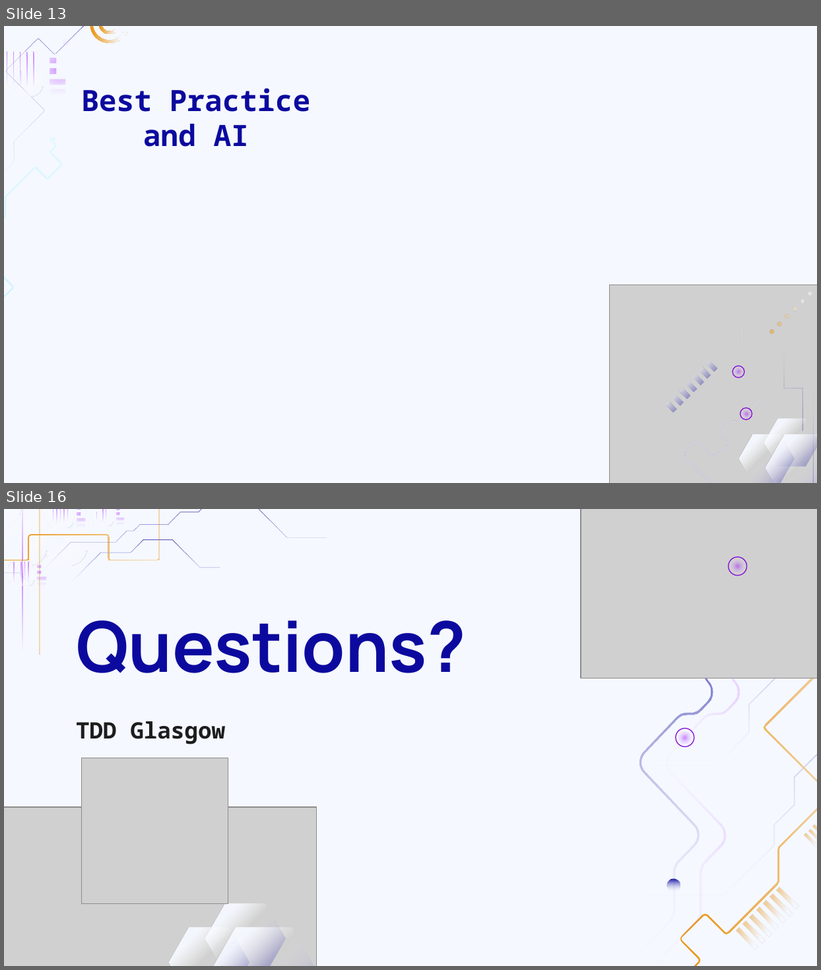
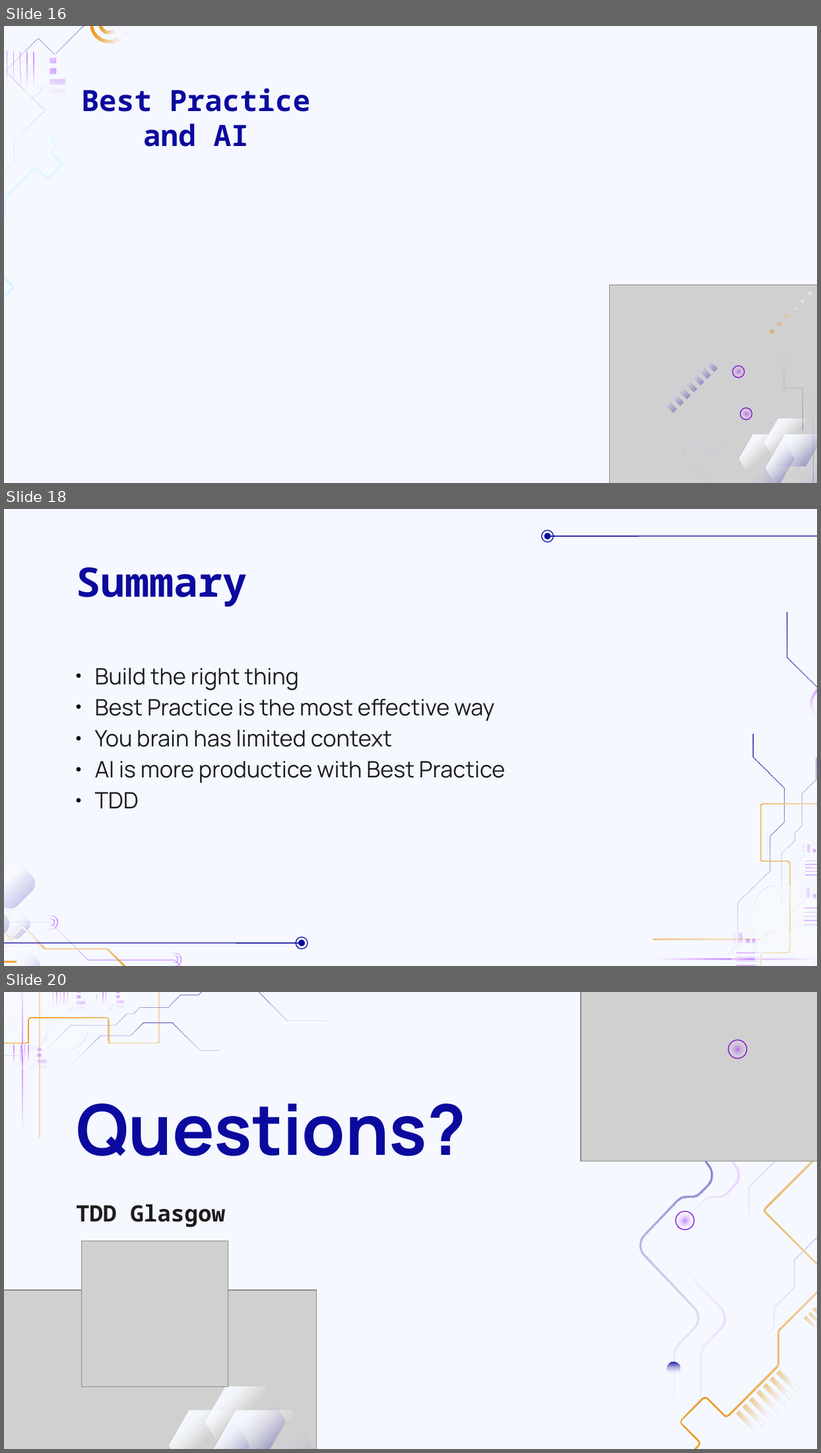
Before and after one commit to keithharrisonuk/Presentations, a slide deck: Software Development Best Practices Talk/Best Practice Talk.odp. Shown one above the other, each under a label of ours: slides 13 and 16 before the commit, slides 16, 18 and 20 after it; the slides between them are not shown. The pictures are 821x970 and 821x1453 pixels, drawn with LibreOffice and Linux fonts; fonts in the diff are those of the drawing; grey boxes stand for pictures; background and template pictures are left out. Boxes give left, top, right and bottom in pixels: in the first picture for what was removed or moved away, otherwise in the second. Text is boxed around its words. In the diff, an @@ line names an element or a change of style, - is before the commit and + after.

```diff
--- a/Software Development Best Practices Talk/Best Practice Talk.odp
+++ b/Software Development Best Practices Talk/Best Practice Talk.odp
@@ slide 18 added at (4, 509, 817, 966), background #F5F8FF @@
@@ ellipse added at (541, 530, 554, 543), outline #0C0A9E 0.74 pt @@
@@ ellipse added at (544, 533, 550, 539), fill #0C0A9E @@
@@ line added from (817, 536) to (550, 536), #0C0A9E 0.74 pt @@
@@ title added at (76, 567, 247, 607), 36 pt, text #0C0A9E, bold @@
+Summary
@@ subtitle added at (95, 668, 506, 809), 20 pt, text #1D1D1D @@
+● Build the right thing
+● Best Practice is the most effective way
+● You brain has limited context
+● AI is more productice with Best Practice
+● TDD
@@ group added at (571, 612, 817, 966): 29 freeform shapes @@
@@ group added at (4, 858, 308, 966): 10 freeform shapes, 2 ellipses, 1 line @@
@@ what was slide 13 is now slide 16 @@
@@ what was slide 16 is now slide 20 @@
```
Also in this commit, not shown: 9 slides changed, 5 other slides added, 2 slides removed.
